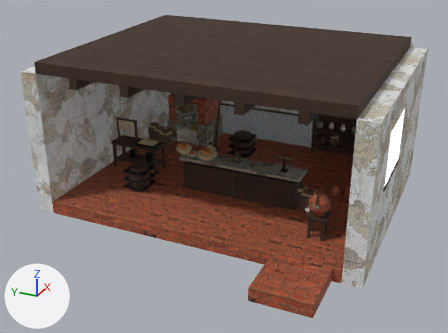
Renders of the Blender file projects/hichaukitoden-game/assets/authoring/environments/alicias_padaria.blend from each side of a commit.
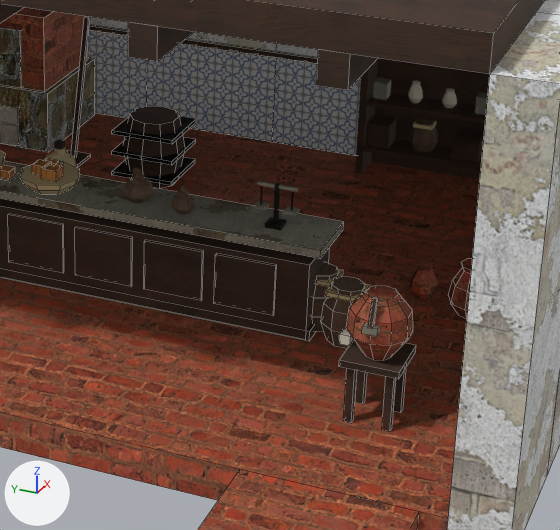
Each version appears first whole from a 50 mm lens placed at (-14.23, -6.58, 8.13), pointed at (0.31, -0.04, 0.86), and next in a close-up on the part from 42% to 85% of the width and 28% to 82% of the height. Every picture has the same lights, and +X, +Y and +Z are marked at lower left. The first two pictures are the older version. The close-ups show mesh edges as thin lines.

Script lines for the objects in view, before the commit:
```python
me_oven = bpy.data.meshes.new('oven')
me_oven.from_pydata(...)  # 72 vertices, 54 faces; spans x -0.66..0.65, y -0.75..0.75, z -0.36..2.84
# faces by material slot: [12, 6, 18, 12, 6]
me_oven.materials.append(mat_sr_rough_limestone)
me_oven.materials.append(mat_sr_whitewash)
me_oven.materials.append(mat_sr_dark_wood)
me_oven.materials.append(mat_sr_terracotta)
me_oven.materials.append(mat_sr_hearth_embers)  # orange #f18b38, glowing orange #f18b38
me_peel = bpy.data.meshes.new('peel')
me_peel.from_pydata(...)  # 16 vertices, 12 faces; spans x -0.19..0.15, y -0.14..0.14, z -0.88..0.88
me_peel.materials.append(mat_sr_dark_wood)
me_water = bpy.data.meshes.new('water')
me_water.from_pydata(...)  # 114 vertices, 90 faces; spans x -0.487..0.11, y -0.096..0.52, z -0.275..0.964
# faces by material slot: [36, 42, 6, 6]
me_water.materials.append(mat_sr_dark_wood)
me_water.materials.append(mat_sr_terracotta)
me_water.materials.append(mat_sr_oxidized_bronze)  # grey #9d9d8d
me_water.materials.append(mat_sr_bone)  # pale yellow #e0dac7
ob_oven = bpy.data.objects.new('oven', me_oven)
ob_oven.parent = ob_alicias_padaria
ob_oven.location = (3.947, 2.7, 0.36)
ob_peel = bpy.data.objects.new('peel', me_peel)
ob_peel.parent = ob_alicias_padaria
ob_peel.location = (3.087, 1.45, 0.849)
ob_peel.rotation_euler = (0.0, 0.244, 0.0)  # degrees (0, 14, 0)
ob_water = bpy.data.objects.new('water', me_water)
ob_water.parent = ob_alicias_padaria
ob_water.location = (-0.68, -3.32, 0.275)
# also in view: 'scales' at (0.5, -1.75, 1.17); 'basket' at (0.46, 0.55, 1.08); 'flour_front' at (0.56, -2.18, 0.29); 'exit_threshold' at (-2.88, -3.15, -0.17); 'back_wall_0_under_0' at (4.92, 0.5, 0.55)
```
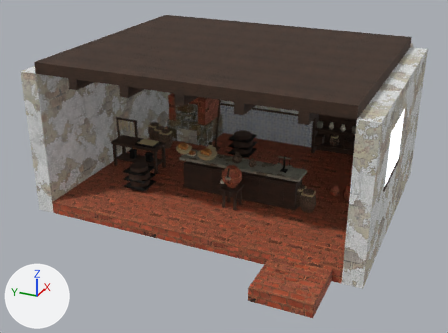
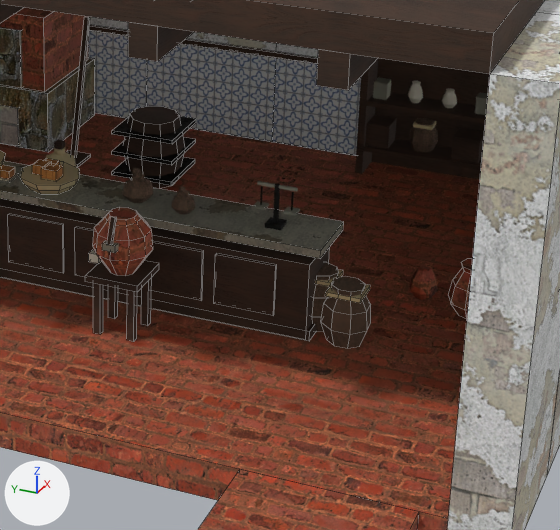
The change, as JSON lines over the scene's bpy script:
```json
{"op": "set", "path": "ob_water.location", "old": "(-0.68, -3.32, 0.275)", "new": "(-0.11, -0.712, 0.275)"}
```

Pixel boxes [x1, y1, x2, y2] of what changed, in the close-ups (560 x 530 px):
```json
{"object": "water", "change": "moved", "before": [339, 285, 416, 431], "after": [85, 207, 159, 342]}
```
